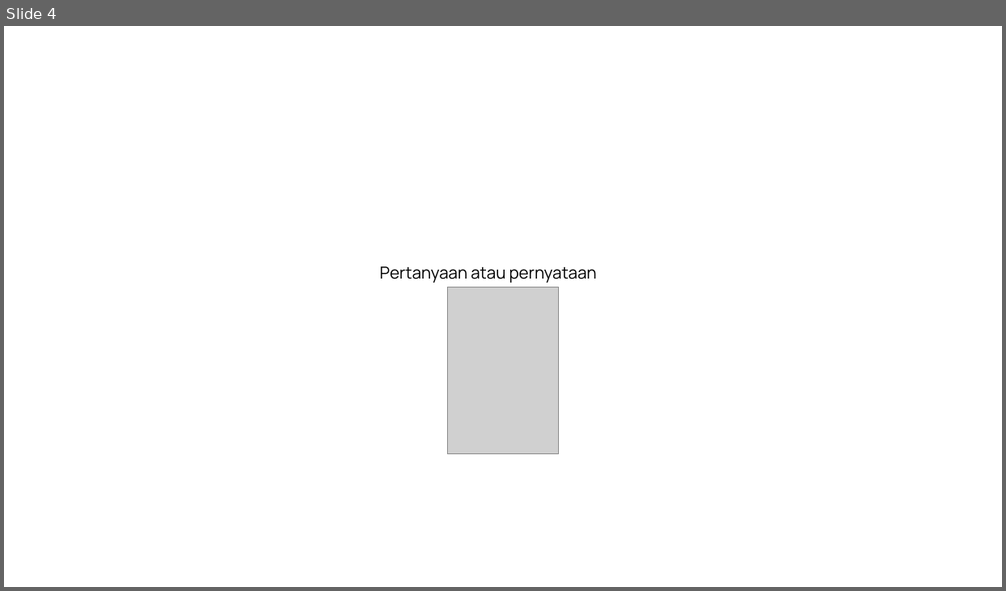
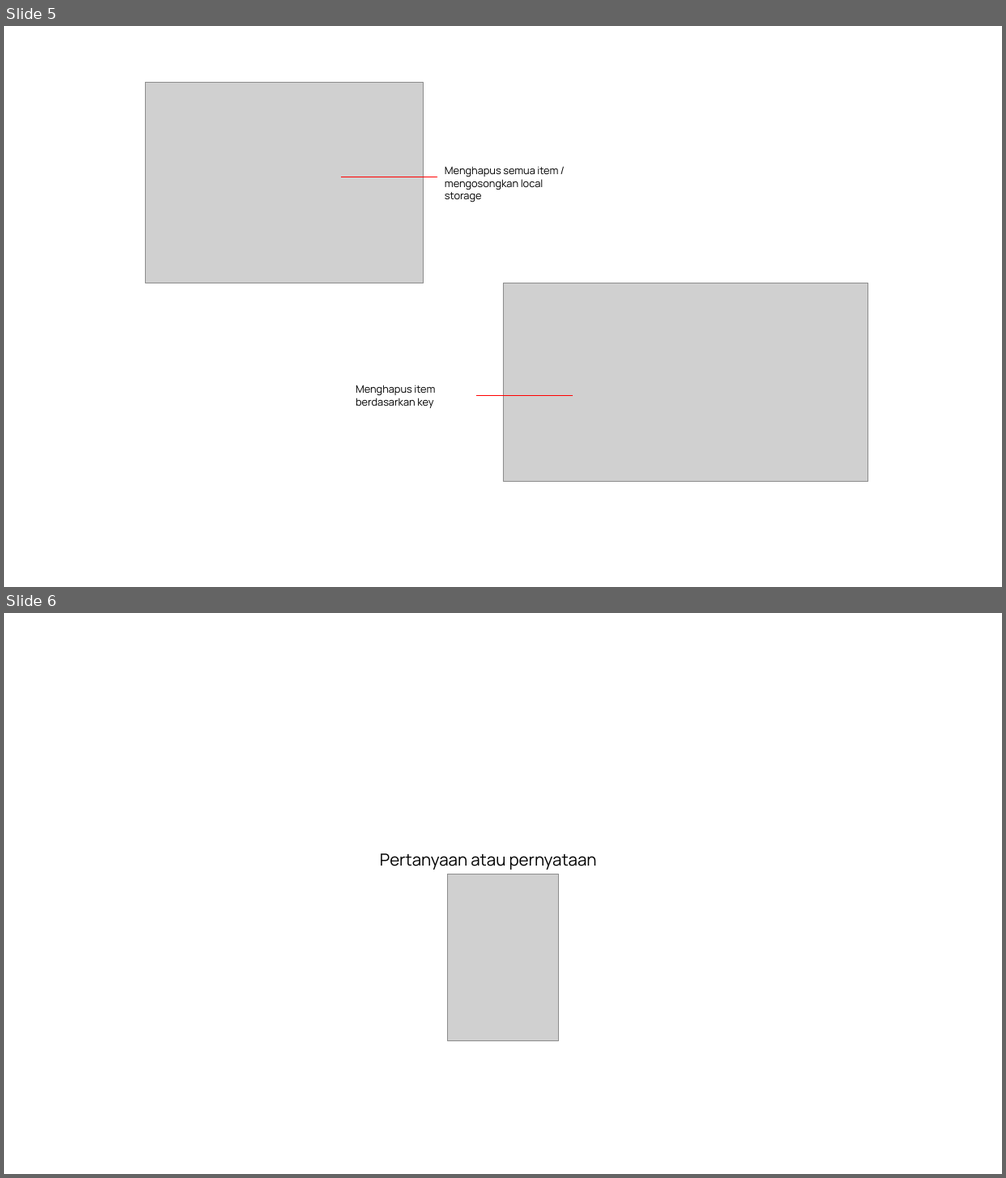
Before and after one commit to saddam-satria/learning-material, a slide deck: march/week-2/meeting-1/PPT.pptx. Shown one above the other, each under a label of ours: slide 4 before the commit, slides 5 and 6 after it. The pictures are 1006x591 and 1006x1178 pixels, drawn with LibreOffice and Linux fonts; fonts in the diff are those of the drawing; grey boxes stand for pictures. Boxes give left, top, right and bottom in pixels: in the first picture for what was removed or moved away, otherwise in the second. Text is boxed around its words. In the diff, an @@ line names an element or a change of style, - is before the commit and + after.

```diff
--- a/march/week-2/meeting-1/PPT.pptx
+++ b/march/week-2/meeting-1/PPT.pptx
@@ slide 5 added at (4,26,1002,587), background #FFFFFF @@
@@ picture added at (146,83,424,284) @@
@@ text added at (445,166,558,203), 10 pt, text #000000 @@
+Menghapus semua item / mengosongkan local storage
@@ line added from (437, 177) to (341, 177), #FF0000 0.5 pt @@
@@ picture added at (503,284,868,482) @@
@@ text added at (356,385,435,408), 10 pt, text #000000 @@
+Menghapus item berdasarkan key
@@ line added from (573, 396) to (476, 396), #FF0000 0.5 pt @@
@@ what was slide 4 is now slide 6 @@
```
Also in this commit, not shown: 1 other slide added, 4 other files.
